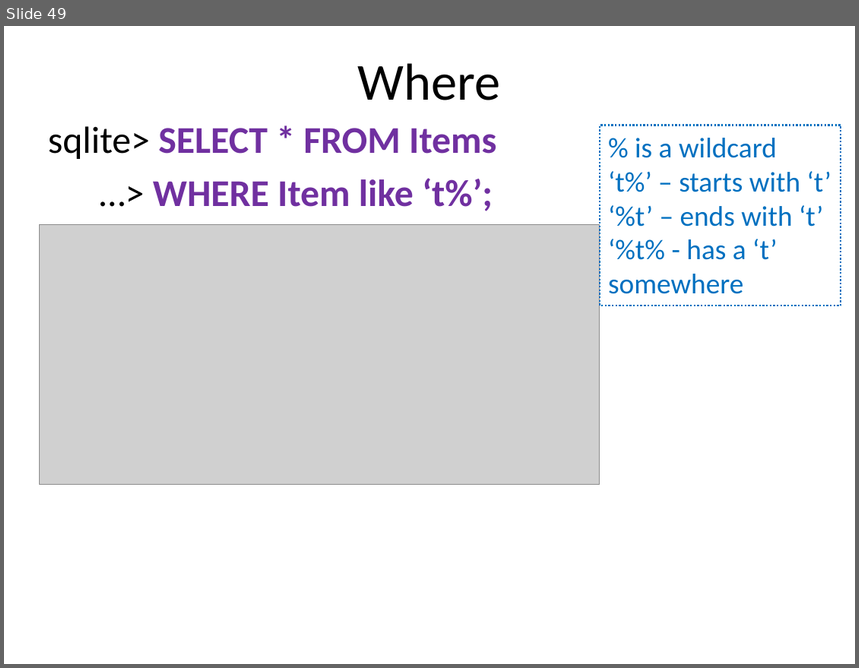
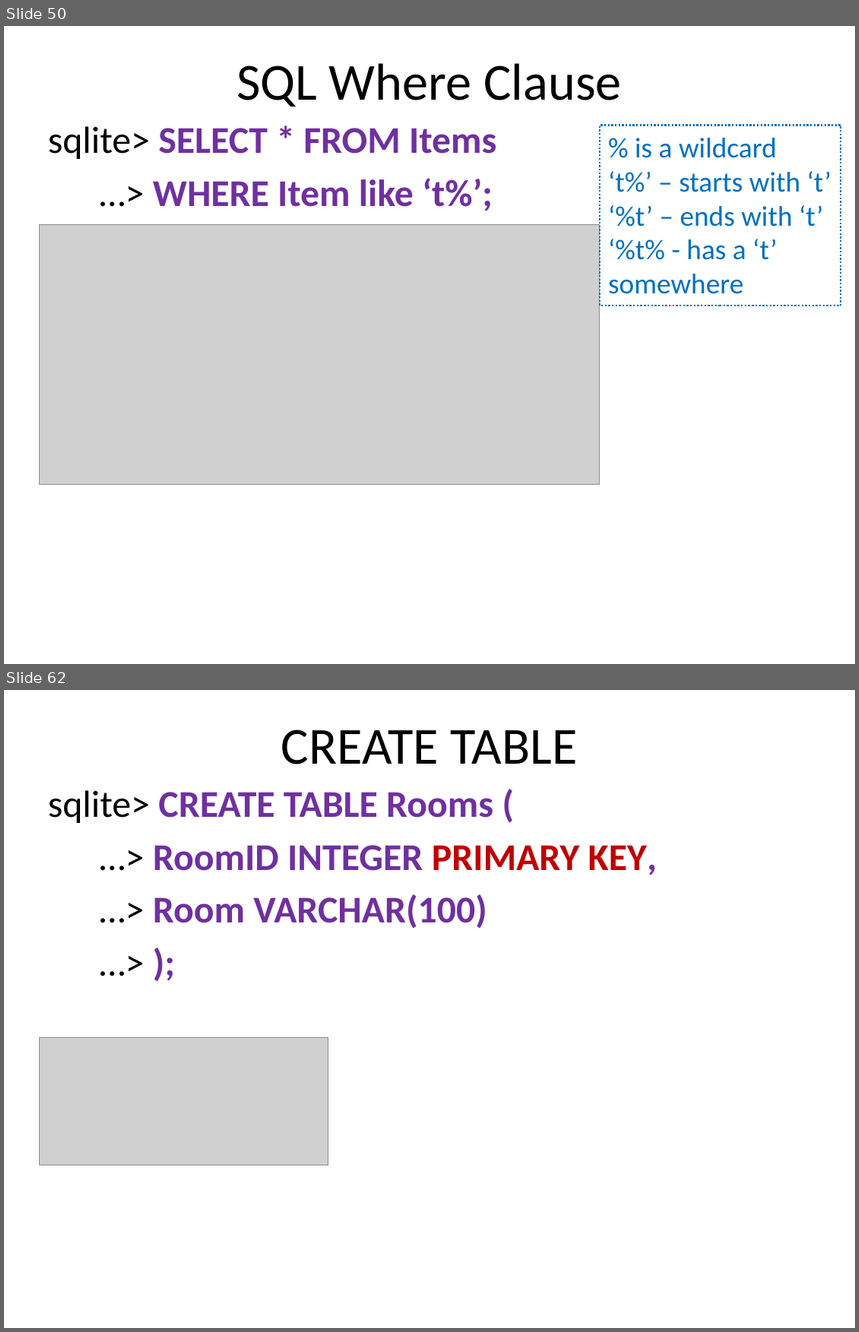
Before and after one commit to dykebert/GDI_Database_Training, a slide deck: Introduction to Databases and SQL.pptx. Shown one above the other, each under a label of ours: slide 49 before the commit, slides 50 and 62 after it; the slides between them are not shown. The pictures are 859x668 and 859x1332 pixels, drawn with LibreOffice and Linux fonts; fonts in the diff are those of the drawing; grey boxes stand for pictures. Boxes give left, top, right and bottom in pixels: in the first picture for what was removed or moved away, otherwise in the second. Text is boxed around its words. In the diff, an @@ line names an element or a change of style, - is before the commit and + after.

```diff
--- a/Introduction to Databases and SQL.pptx
+++ b/Introduction to Databases and SQL.pptx
@@ slide 62 added at (4, 690, 855, 1328), background #FFFFFF @@
@@ title added at (281, 730, 578, 764), 44 pt, text #000000 @@
+CREATE TABLE
@@ text added at (48, 790, 658, 929), 32 pt, text #7030A0, bold @@
+sqlite> CREATE TABLE Rooms (
+…> RoomID INTEGER PRIMARY KEY,
+…> Room VARCHAR(100)
+…> );
@@ picture added at (40, 1037, 329, 1165) @@
@@ what was slide 49 is now slide 50 @@
@@ slide 50 changed as well @@
@@ title at (237, 63, 622, 107): text changed @@
-Where
+SQL Where Clause
```
Also in this commit, not shown: 5 other slides changed, 13 other slides added, 2 other files.
